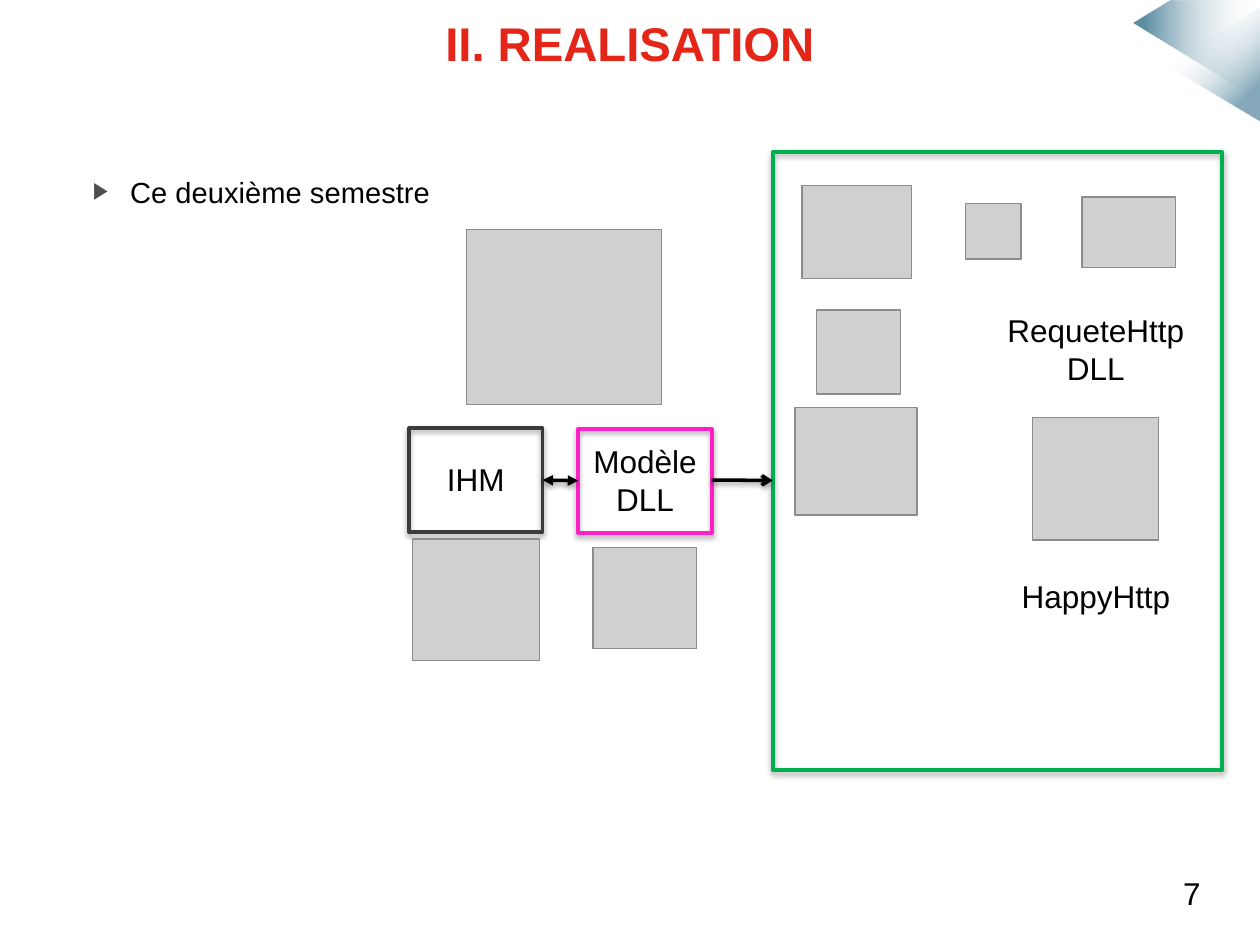
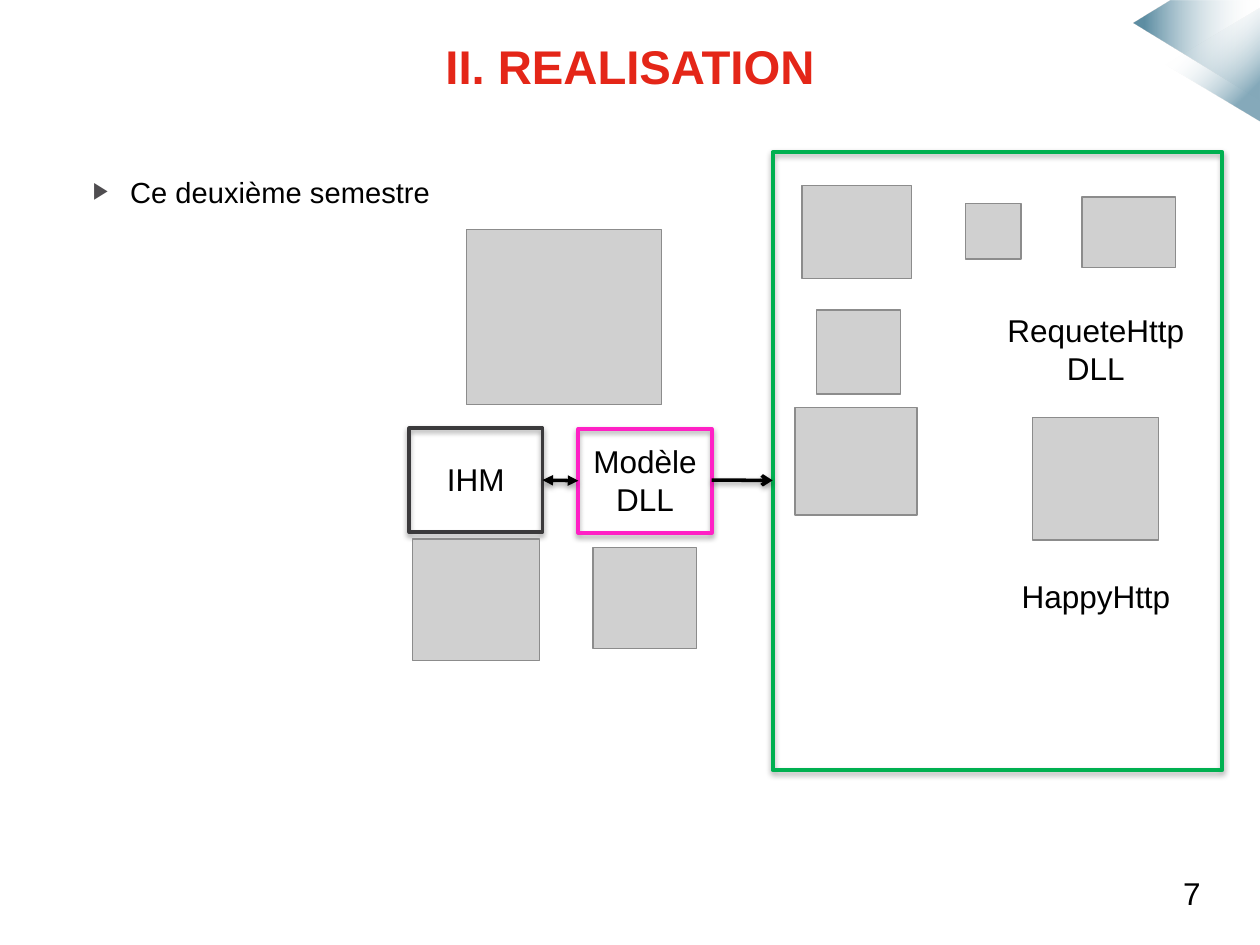
Before and after one commit to mmeven/EP_Domotique_Tablette, a slide deck: slide 8 of Rendu/Diapo_soutenance.pptx. Drawn at 1260x945 pixels with LibreOffice and Linux fonts; fonts in the diff are those of the drawing; grey boxes stand for pictures; background and template pictures are left out. Boxes give left, top, right and bottom in pixels: in the first picture for what was removed or moved away, otherwise in the second. Text is boxed around its words. In the diff, an @@ line names an element or a change of style, - is before the commit and + after.

```diff
--- a/Rendu/Diapo_soutenance.pptx
+++ b/Rendu/Diapo_soutenance.pptx
@@ text "II. REALISATION": place and size @@
-text "II. REALISATION" at <box>445,28,815,62</box>
+text "II. REALISATION" at <box>445,51,815,85</box>
```
Also in this commit, not shown: 5 other slides changed, 1 slide removed.
